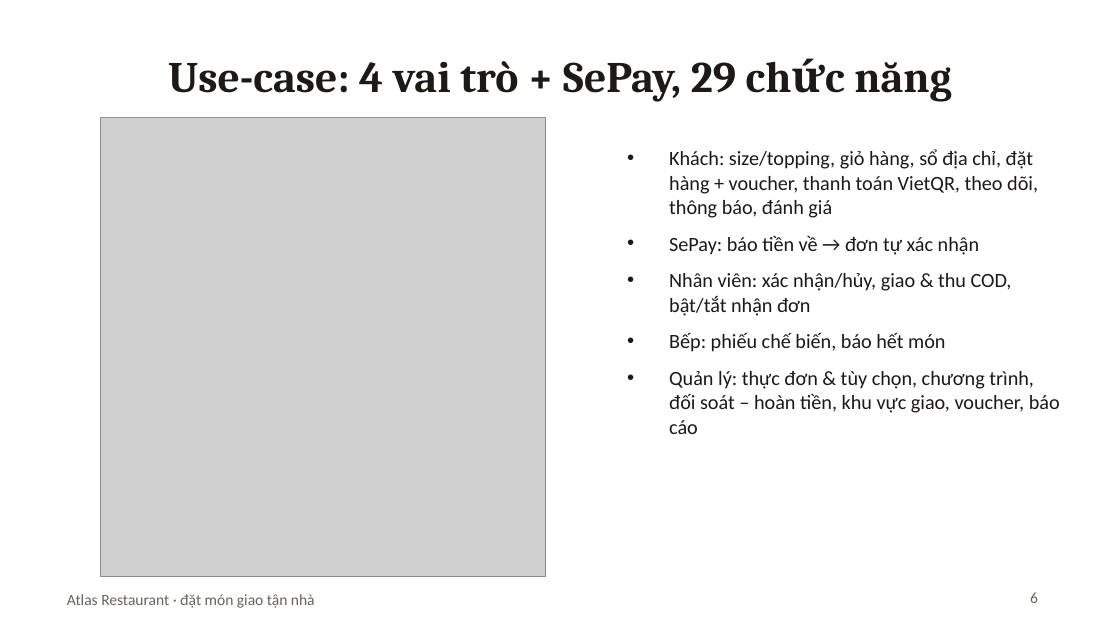
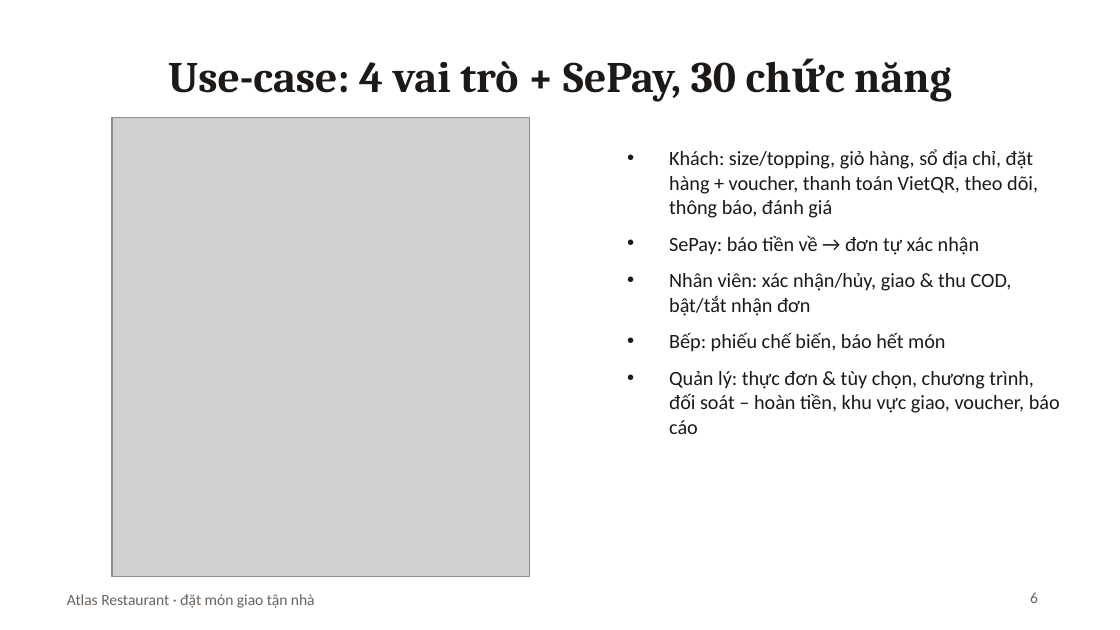
Before and after one commit to Anpham120/restaurant-ordering-mobile, a slide deck: slide 6 of docs/Slide_BTL_AtlasRestaurant.pptx. Drawn at 1120x630 pixels with LibreOffice and Linux fonts; fonts in the diff are those of the drawing; grey boxes stand for pictures. Boxes give left, top, right and bottom in pixels: in the first picture for what was removed or moved away, otherwise in the second. Text is boxed around its words. In the diff, an @@ line names an element or a change of style, - is before the commit and + after.

```diff
--- a/docs/Slide_BTL_AtlasRestaurant.pptx
+++ b/docs/Slide_BTL_AtlasRestaurant.pptx
@@ title at [168,61,951,102]: text changed @@
-Use-case: 4 vai trò + SePay, 29 chức năng
+Use-case: 4 vai trò + SePay, 30 chức năng
@@ picture: place and size @@
-picture at [101,118,545,577]
+picture at [112,118,530,577]
```
Also in this commit, not shown: 3 other slides changed, 6 other files.
